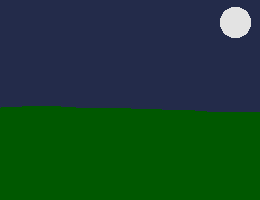
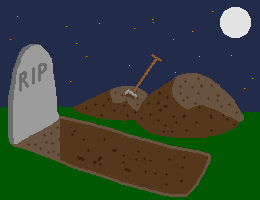
Before/after of a 260 x 200 layered artwork. What changed in the layer stack:
added layer "shovel" above "pile" over [125, 54, 162, 98]
added layer "pile" above "tombstone" over [72, 73, 244, 138]
added layer "tombstone" above "hole" over [8, 44, 59, 144]
added layer "hole" above "Pasted Layer" over [10, 114, 211, 197]
painted on "Pasted Layer" over [10, 11, 253, 89]
